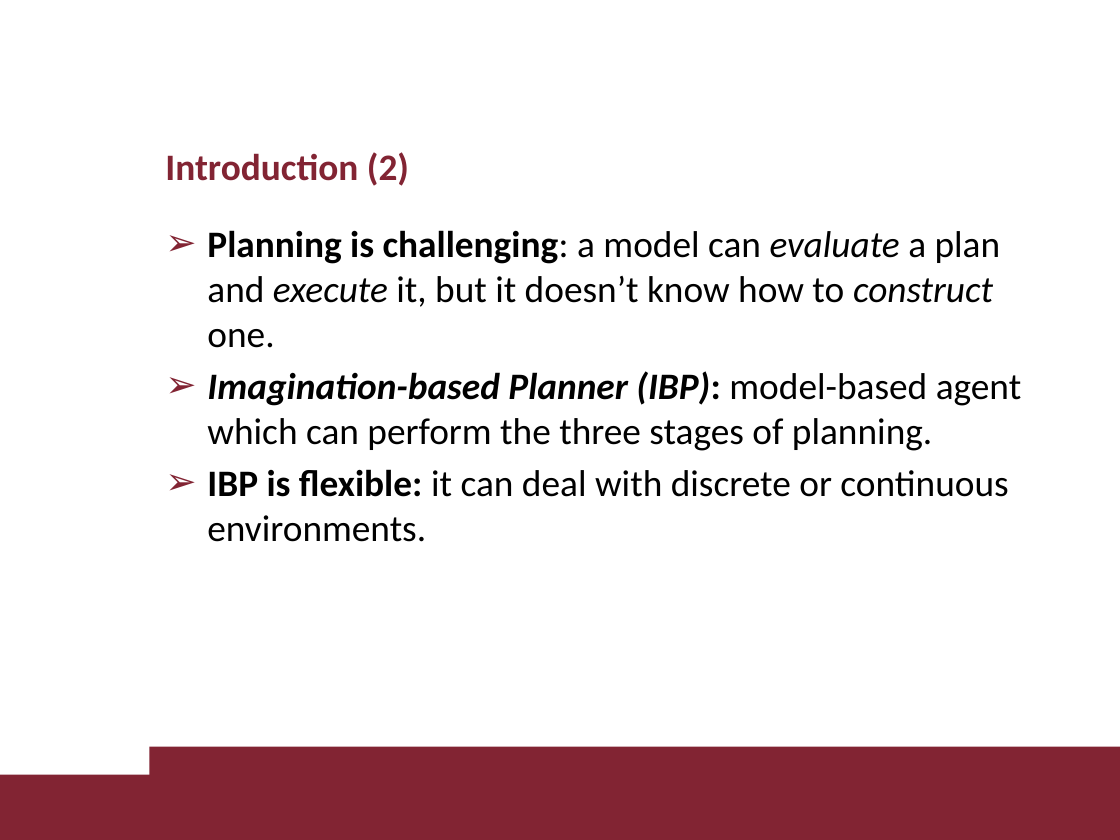
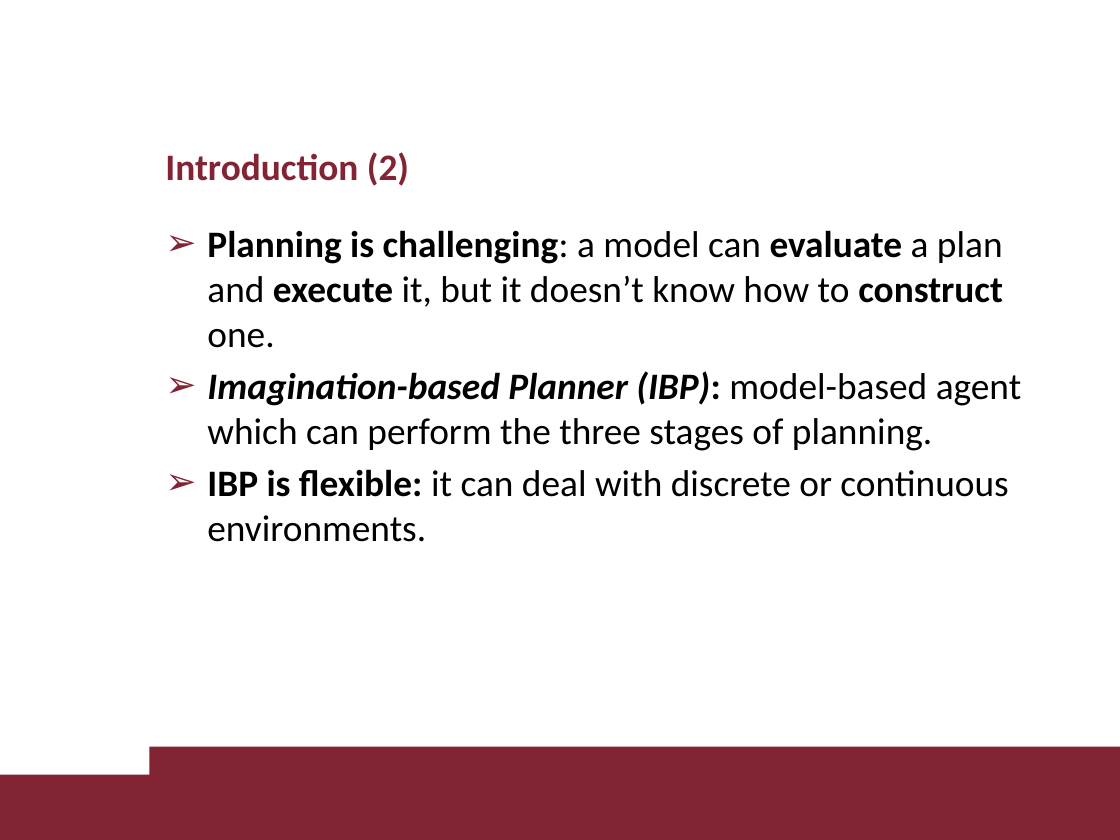
Before and after one commit to lorenzo-di-luccio/RL_Project, a slide deck: slide 3 of slides/diluccio_giamba_RL_project.pptx. Drawn at 1120x840 pixels with LibreOffice and Linux fonts; fonts in the diff are those of the drawing; background and template pictures are left out. Boxes give left, top, right and bottom in pixels: in the first picture for what was removed or moved away, otherwise in the second. Text is boxed around its words. In the diff, an @@ line names an element or a change of style, - is before the commit and + after.

```diff
--- a/slides/diluccio_giamba_RL_project.pptx
+++ b/slides/diluccio_giamba_RL_project.pptx
@@ text at [207, 230, 1003, 348]: bold on, italic off in "evaluate execute construct" @@
```
Also in this commit, not shown: 6 other slides changed, 2 slides added, 4 other files.
